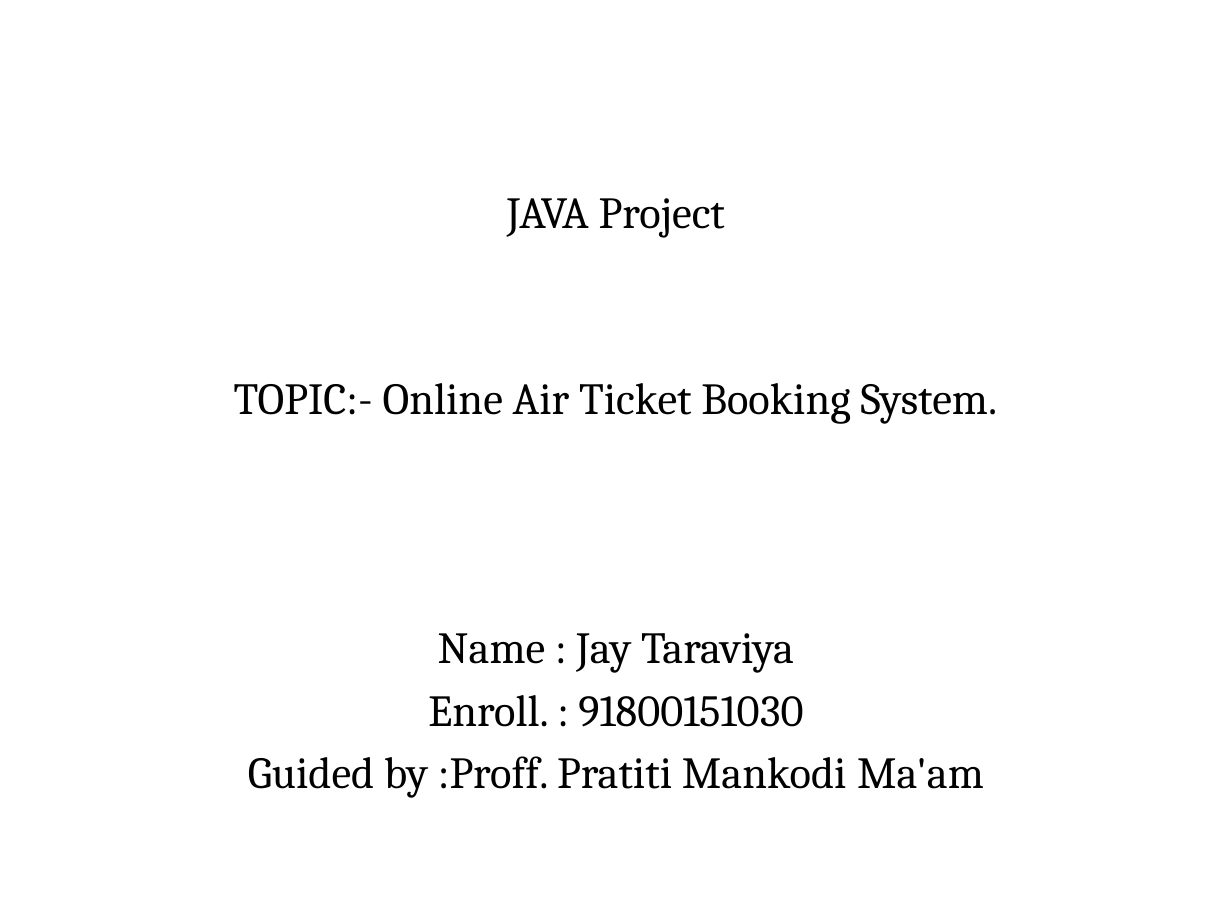
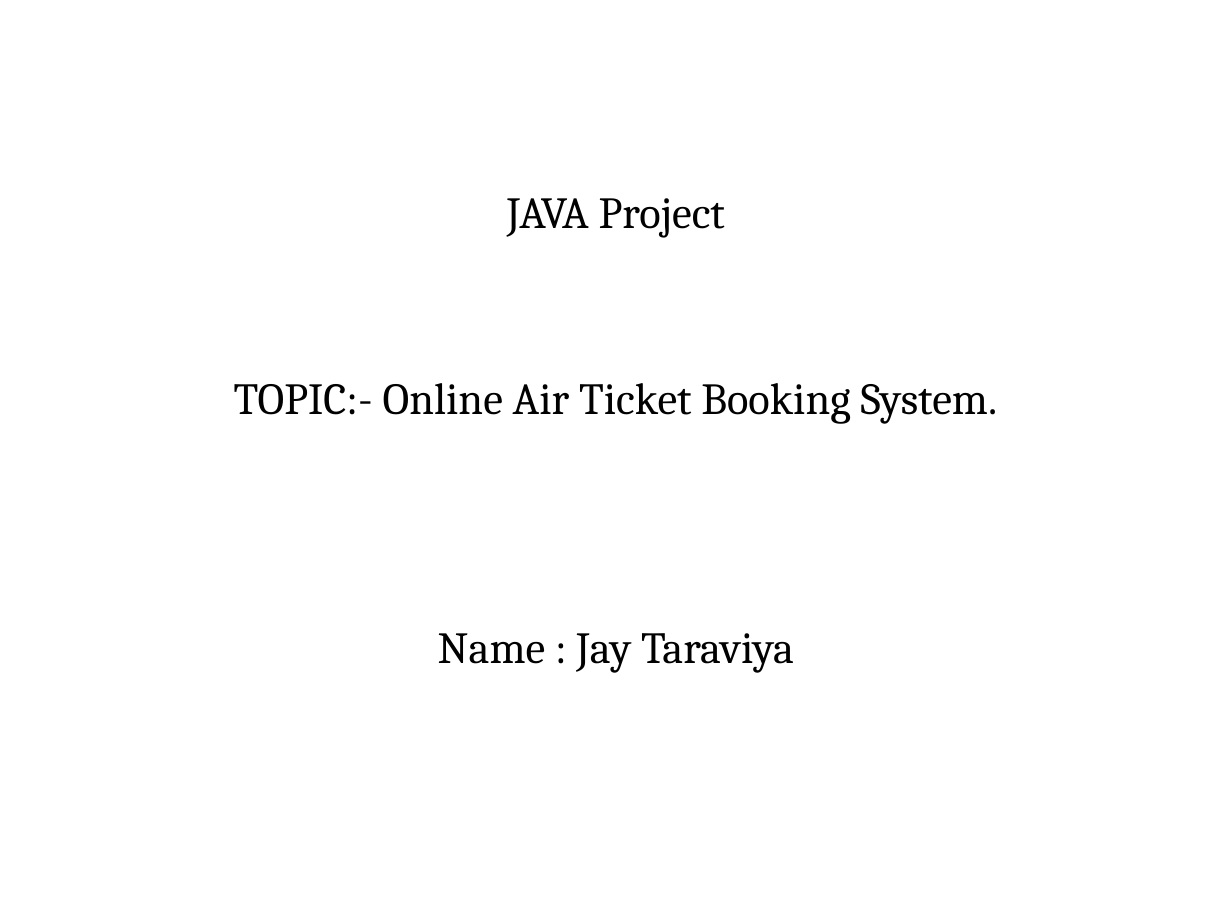
Before and after one commit to jaytaraviya1124/OnlineAir-Reservation-System-, a slide deck: slide 1 of Air Ticket .pptx. Drawn at 1232x924 pixels with LibreOffice and Linux fonts; fonts in the diff are those of the drawing; background and template pictures are left out. Boxes give left, top, right and bottom in pixels: in the first picture for what was removed or moved away, otherwise in the second. Text is boxed around its words. In the diff, an @@ line names an element or a change of style, - is before the commit and + after.

```diff
--- a/Air Ticket .pptx
+++ b/Air Ticket .pptx
@@ subtitle at [248,695,984,798]: paragraphs removed @@
-Enroll. : 91800151030
-Guided by :Proff. Pratiti Mankodi Ma'am
```
